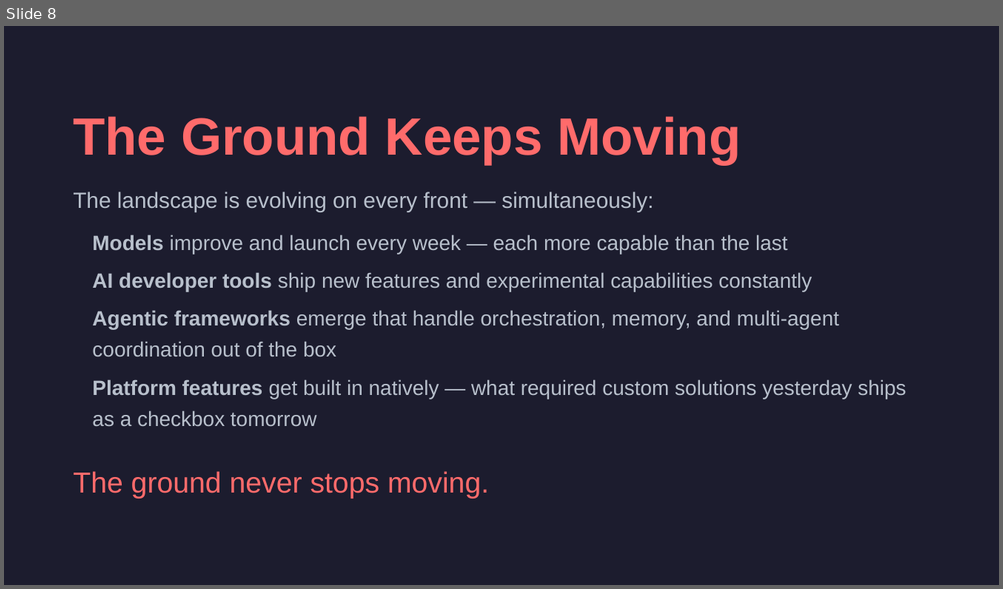
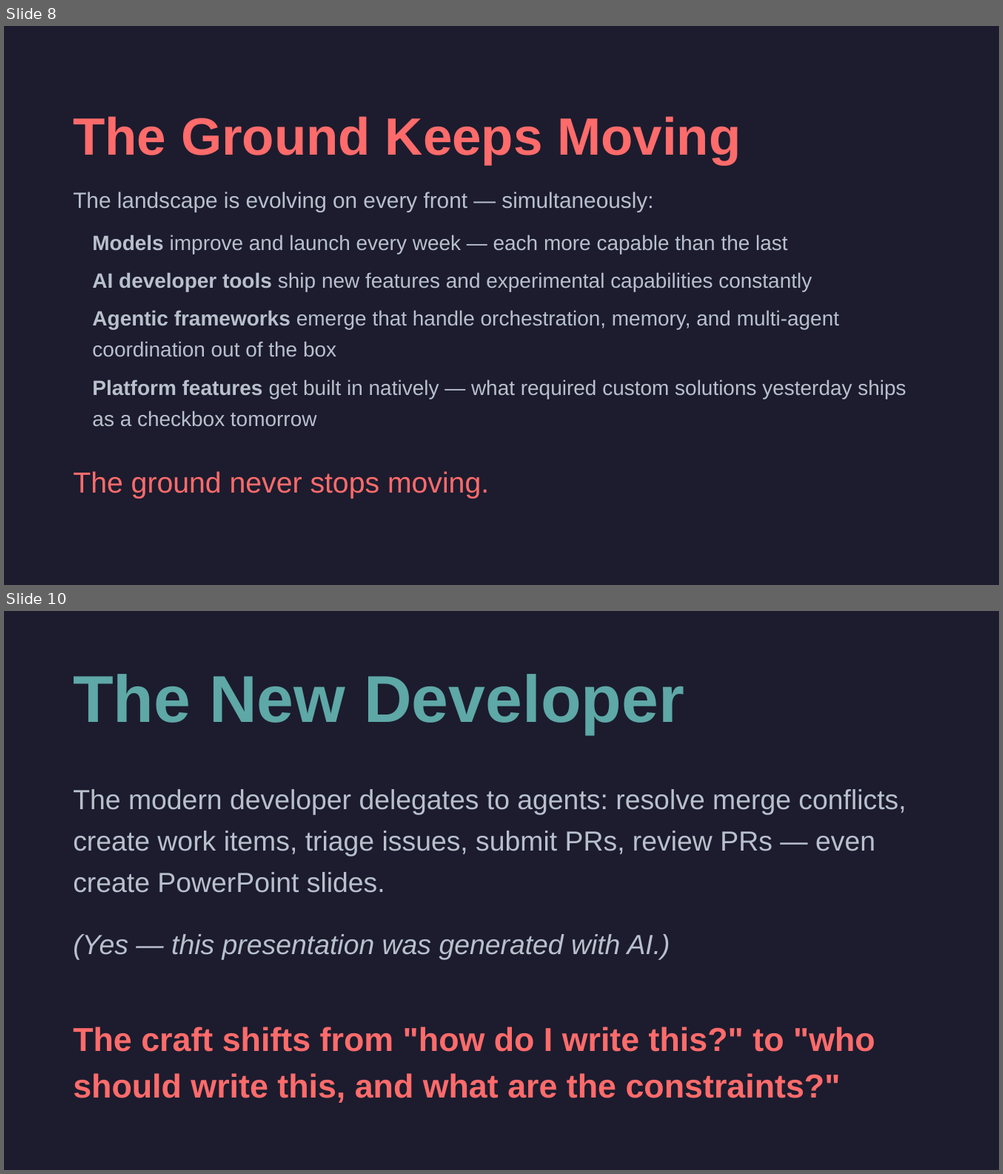
Before and after one commit to cirvine-MSFT/editless, a slide deck: docs/presentations/marks-journey-long.pptx. Shown one above the other, each under a label of ours: slide 8 before the commit, slides 8 and 10 after it; the slides between them are not shown. The pictures are 1003x589 and 1003x1174 pixels, drawn with LibreOffice and Linux fonts; fonts in the diff are those of the drawing. Boxes give left, top, right and bottom in pixels: in the first picture for what was removed or moved away, otherwise in the second. Text is boxed around its words. In the diff, an @@ line names an element or a change of style, - is before the commit and + after.

```diff
--- a/docs/presentations/marks-journey-long.pptx
+++ b/docs/presentations/marks-journey-long.pptx
@@ slide 10 added at [4,611,999,1170], background #1C1C2E @@
@@ text added at [73,674,684,734], 48 pt, text #5EA8A7, bold @@
+The New Developer
@@ text added at [73,789,905,893], 20 pt, text #B8C0CC @@
+The modern developer delegates to agents: resolve merge conflicts, create work items, triage issues, submit PRs, review PRs — even create PowerPoint slides.
@@ text added at [73,934,670,960], 20 pt, text #B8C0CC, italic @@
+(Yes — this presentation was generated with AI.)
@@ text added at [73,1027,875,1103], 24 pt, text #FF6B6B, bold @@
+The craft shifts from "how do I write this?" to "who should write this, and what are the constraints?"
```
Also in this commit, not shown: 1 slide changed, 1 slide removed, 5 other files.
